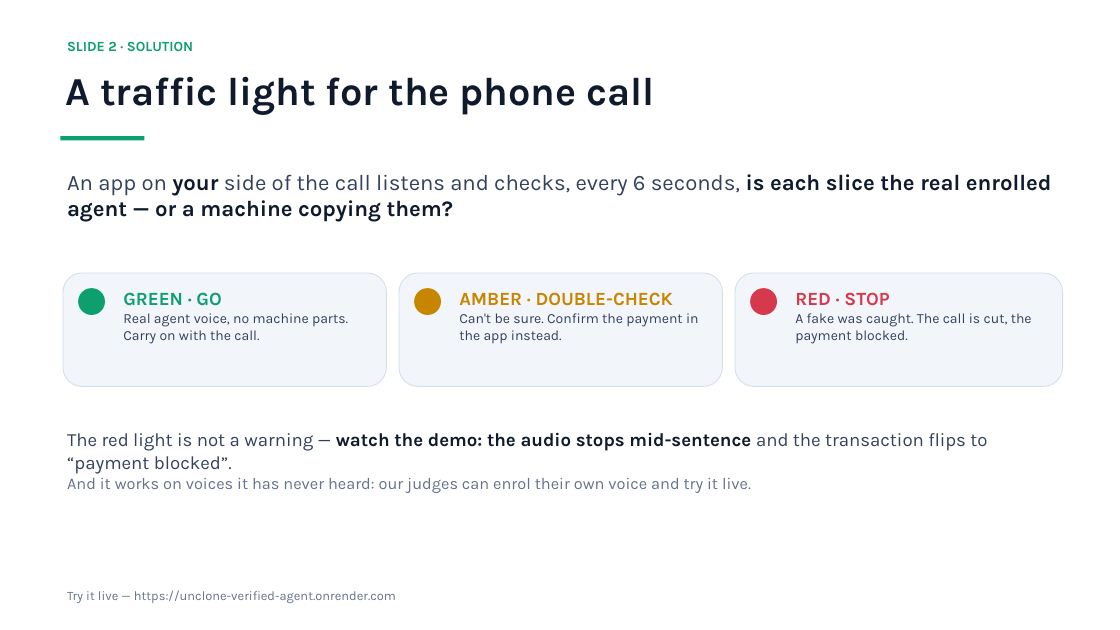
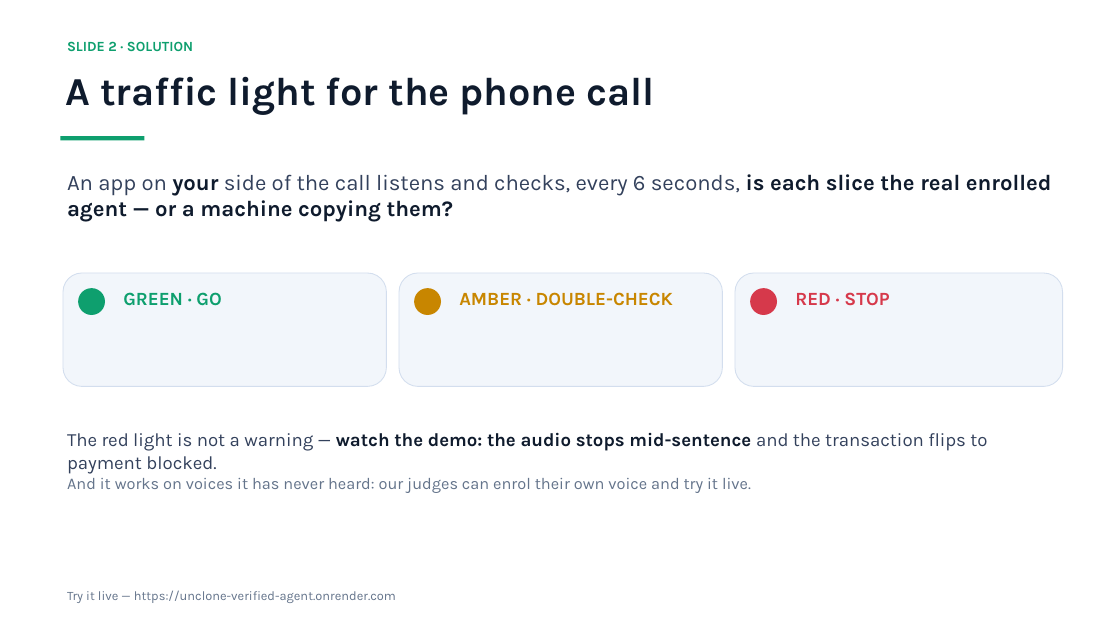
Before and after one commit to Lion4467cat/verified-agent-badge, a slide deck: slide 2 of UNCLONE-day2-deck.pptx. Drawn at 1120x630 pixels with LibreOffice and Linux fonts; fonts in the diff are those of the drawing. Boxes give left, top, right and bottom in pixels: in the first picture for what was removed or moved away, otherwise in the second. Text is boxed around its words. In the diff, an @@ line names an element or a change of style, - is before the commit and + after.

```diff
--- a/UNCLONE-day2-deck.pptx
+++ b/UNCLONE-day2-deck.pptx
@@ text at (123,313,348,344): paragraph removed @@
-Real agent voice, no machine parts. Carry on with the call.
@@ text at (459,313,699,344): paragraph removed @@
-Can't be sure. Confirm the payment in the app instead.
@@ text at (795,313,1032,344): paragraph removed @@
-A fake was caught. The call is cut, the payment blocked.
@@ text at (67,432,987,474): text changed @@
-The red light is not a warning — watch the demo: the audio stops mid-sentence and the transaction flips to “payment blocked”.
+The red light is not a warning — watch the demo: the audio stops mid-sentence and the transaction flips to payment blocked.
```
Also in this commit, not shown: 4 other slides changed.
